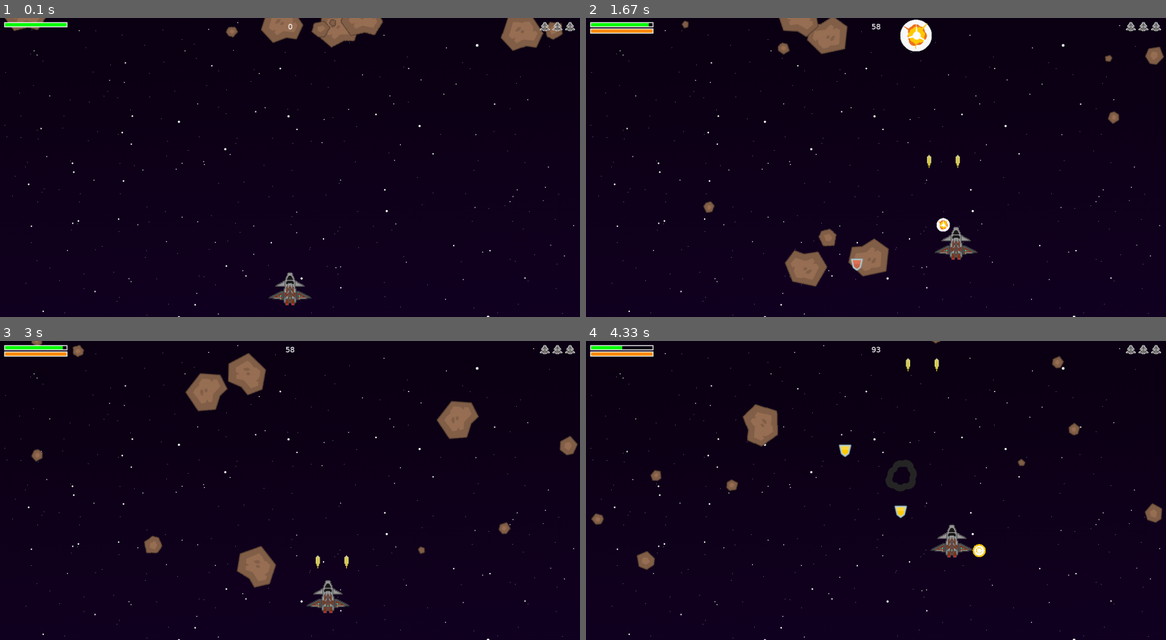
Above: before the commit, frames 1-4 (two rows, left to right).
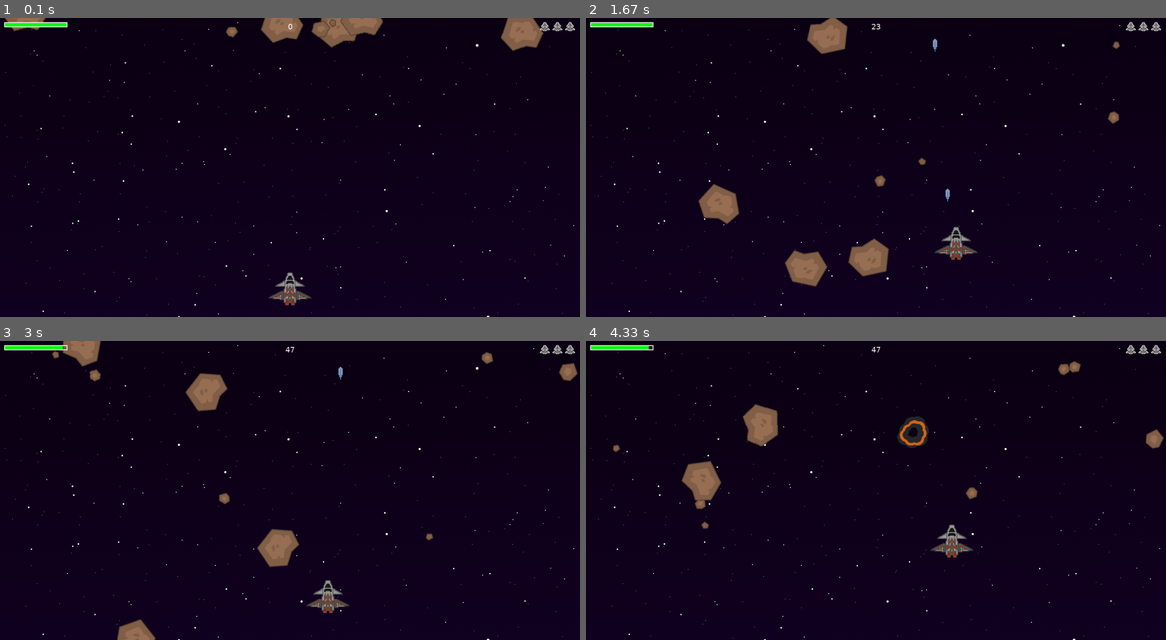
Above: after the commit, the same moments.

Repository: Ne7eziDDa/TheHoff
Game: pygame game, started from pyGame_basic.py
The game is run twice, just before and just after one commit, with the same random seed, the same clock (stepped at 60 frames per second) and the same inputs.
Inputs:
- Up to frame 1 (0.1 s): no input
- Up to frame 2 (1.67 s): tap Space at 0.33, 0.73, 1.03, 1.23, 1.57 s; hold Right 0.67-1.13 s; hold Up 1.17-1.47 s; hold Right from 1.5 s (still down)
- Up to frame 3 (3 s): tap Space at 1.87, 2.07, 2.37, 2.63, 2.97 s; release Right at 1.97 s; hold Left 2-2.53 s; hold Down 2.57-2.87 s; hold Left from 2.9 s (still down)
- Up to frame 4 (4.33 s): tap Space at 3.27, 3.4, 3.8, 4.1 s; release Left at 3.3 s; hold Up 3.33-3.7 s; hold Right from 3.73 s (still down)

The runs differ from the first frame. In frame 1, 0.1% of the frame differs, in the area x 94-97%, y 1-8%; in frame 2, 2.4%; in frame 3, 4.2%, in the area x 0-100%, y 0-100%; in frame 4, 2.9%.

Commit message:
last for 19.01.2021

Diff:
--- /dev/null
+++ b/pallindrom.py
@@ -0,0 +1,18 @@
+def check_pallindrom():
+    print(f'Введите слово: ')
+    w = str(input())
+
+    i = 0
+    j = -1
+    try:
+        while w[i] == w[j]:
+            i += 1
+            j -= 1
+            if (j == (len(w) - 2 * len(w)) and (i == len(w) - 1)):
+                print(f'{w} is a palindrom!')
+    except IndexError:
+        m = 1 # переменная для заполнения пустоты обработки ошибки.
+    else:
+        print(f'{w} is not a palindrom!')
+
+check_pallindrom()
--- a/pyGame_basic.py
+++ b/pyGame_basic.py
@@ -290,6 +290,7 @@
         self.speedy = 0
         if player.power == 1:
             self.image = bullet_images['blue']
+            player.shoot_delay = 350
             self.speedy = -20
         elif player.power == 2:
             self.image = bullet_images['yellow']
@@ -355,11 +356,12 @@
 powerups = pygame.sprite.Group() # группировка спрайтов.
 
 player = Player()
+
+score = 0 # переменная счёта.
 all_sprites.add(player) # добавление player в папку.
-for i in range (12): # вот что надо крутить при увеличении уровня.
+for i in range (10): # вот что надо крутить при увеличении уровня.
     newmob()
 
-score = 0 # переменная счёта.
 pygame.mixer.music.play(loops=-1) # включение фоновой музыки. loops - кол-во повторений, где -1 - бесконечное повторение.
 
 game_over = False
@@ -375,10 +377,6 @@
 
         player = Player()
         all_sprites.add(player) # добавление player в папку.
-        for i in range (10): # вот что надо крутить при увеличении уровня.
-            newmob()
-
-        score = 0 # переменная счёта.
         pygame.mixer.music.play(loops=-1) # включение фоновой музыки. loops - кол-во повторений, где -1 - бесконечное повторение.
 
 
@@ -402,7 +400,7 @@
         random.choice(expl_sound).play()
         expl = Explosion(hit.rect.center, 'lg')
         all_sprites.add(expl)
-        if random.random() > 0.51:
+        if random.random() > 0.91:
             pow = Pow(hit.rect.center)
             all_sprites.add(pow)
             powerups.add(pow)
